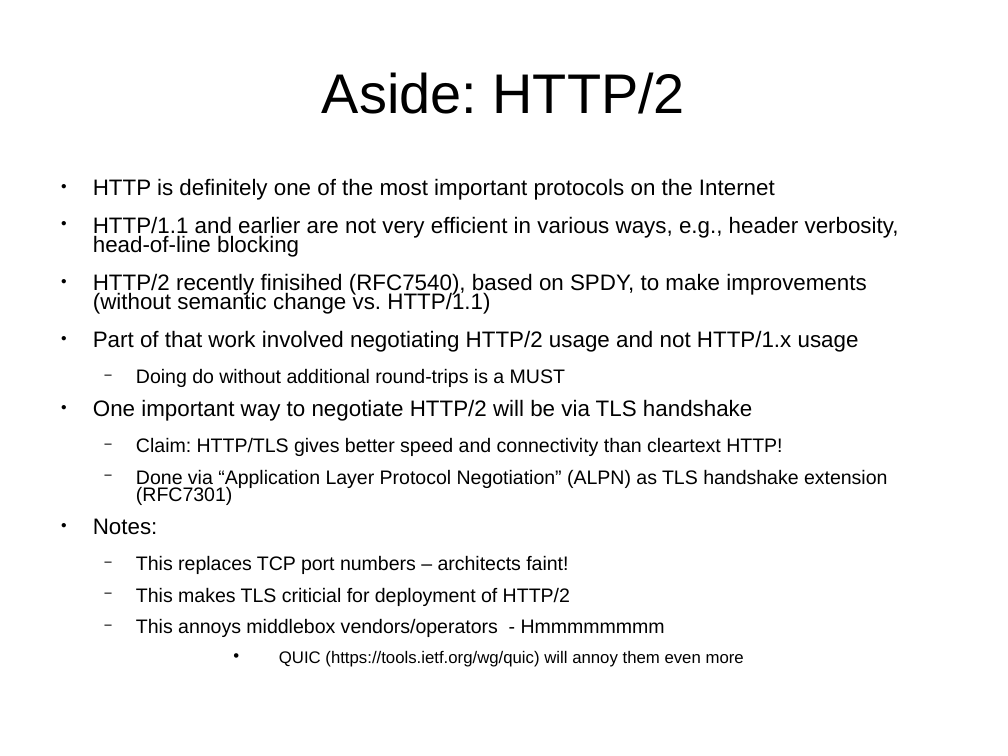
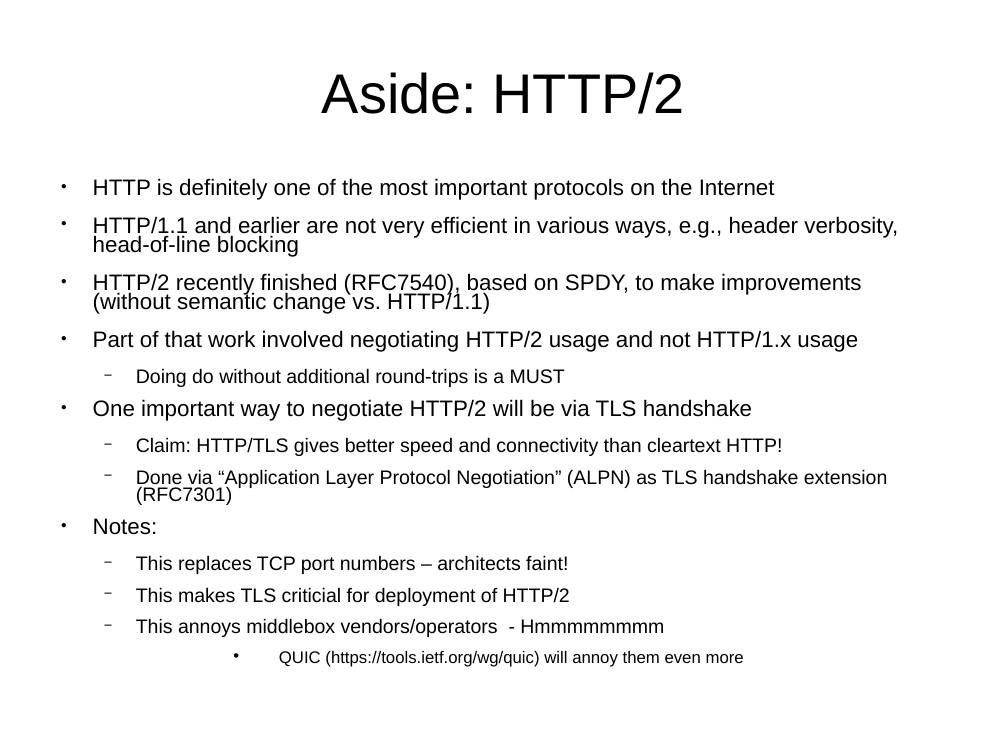
Before and after one commit to sftcd/cs7053, a slide deck: slide 23 of 2016lectures/07-tls-problems.ppt (slide 20 before the commit). Drawn at 1008x756 pixels with LibreOffice and Linux fonts; fonts in the diff are those of the drawing. Boxes give left, top, right and bottom in pixels: in the first picture for what was removed or moved away, otherwise in the second. Text is boxed around its words. In the diff, an @@ line names an element or a change of style, - is before the commit and + after.

```diff
--- a/2016lectures/07-tls-problems.ppt
+++ b/2016lectures/07-tls-problems.ppt
@@ text at [93, 178, 898, 667]: indent changed @@
@@ text at [93, 273, 861, 314]: text changed @@
-● HTTP/2 recently finisihed (RFC7540), based on SPDY, to make improvements (without semantic change vs. HTTP/1.1)
+● HTTP/2 recently finished (RFC7540), based on SPDY, to make improvements (without semantic change vs. HTTP/1.1)
```
Also in this commit, not shown: 26 other slides changed, 4 slides added, 1 slide removed, 4 other files.
